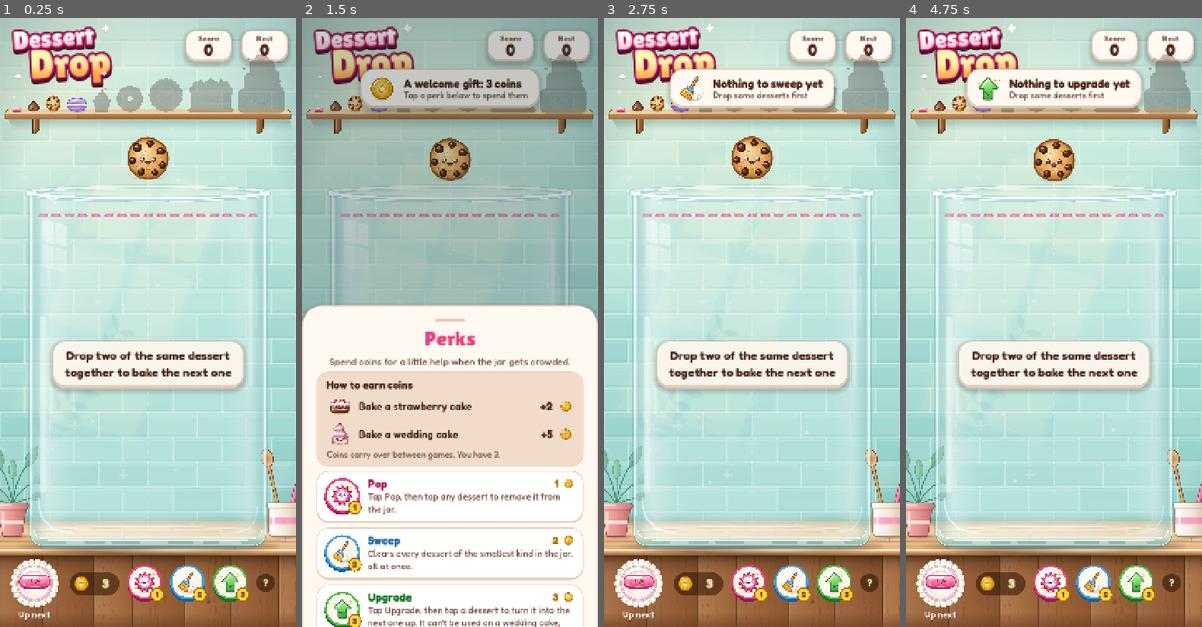
Above: before the commit, frames 1-4 (left to right).
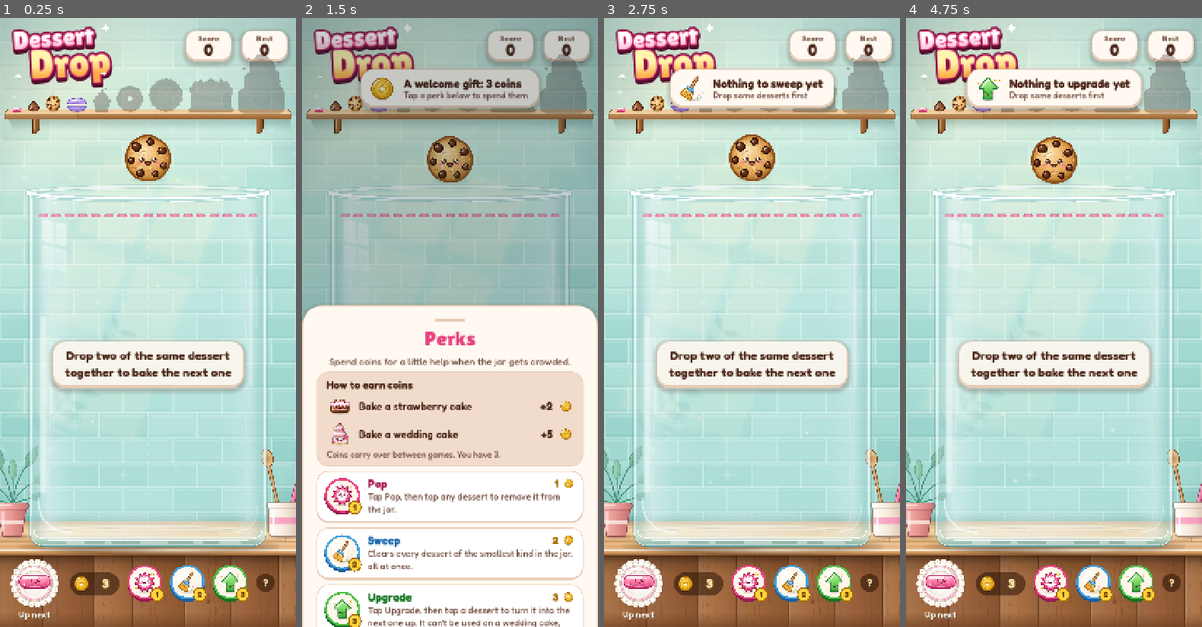
Above: after the commit, the same moments.

Repository: jonstuebe/dessert-drop
Game: Godot game, scene res://scenes/main.tscn
The game is run twice, just before and just after one commit, with the same random seed, the same clock (stepped at 60 frames per second) and the same inputs.
Inputs (mouse positions are in pixels of both pictures, inside the frame that each line leads up to):
- Up to frame 1 (0.25 s): no input
- Up to frame 2 (1.5 s): click "3" at 0.5 s; click (447, 584) at 1.27 s
- Up to frame 3 (2.75 s): click (790, 584) at 2.02 s
- Up to frame 4 (4.75 s): click (1136, 584) at 2.77 s; click "?" at 3.5 s; click "Got it" at 4.25 s

The runs differ from the first frame. In frame 1, 0.6% of the frame differs, in the area x 42-58%, y 19-84%; in frame 2, 0.5%; in frame 3, 0.6%; in frame 4, 0.6%.

Commit message:
Make all desserts in the jar 10% larger

Diff:
--- a/scripts/tiers.gd
+++ b/scripts/tiers.gd
@@ -2,7 +2,7 @@
 ## The dessert ladder: sizes, physics shapes and scoring for each tier.
 ## Art is drawn at a base radius of 30 design units (see assets/art/d*.svg).
 
-const SCALE := 1.6          # prototype pixels -> game pixels
+const SCALE := 1.76         # prototype pixels -> game pixels (1.6 + 10%)
 const ART_R := 30.0         # radius the SVG art is drawn at
 const GROWTH: Array[float] = [1.10, 1.13, 1.16, 1.19, 1.22, 1.25, 1.28, 1.31]
 const DROP_WEIGHTS: Array[float] = [0.34, 0.30, 0.22, 0.14]
